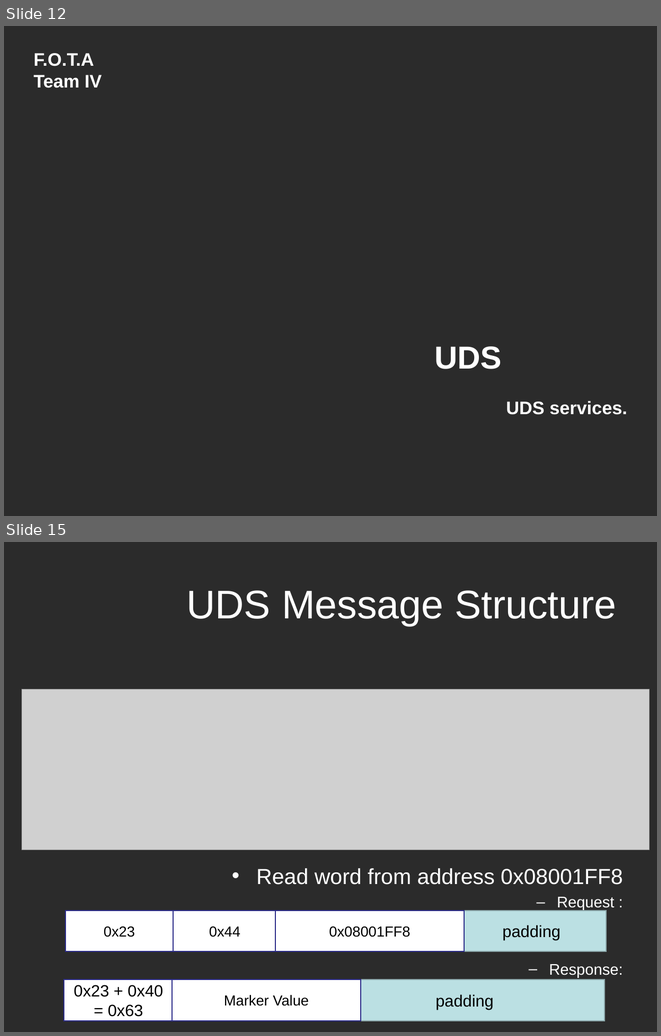
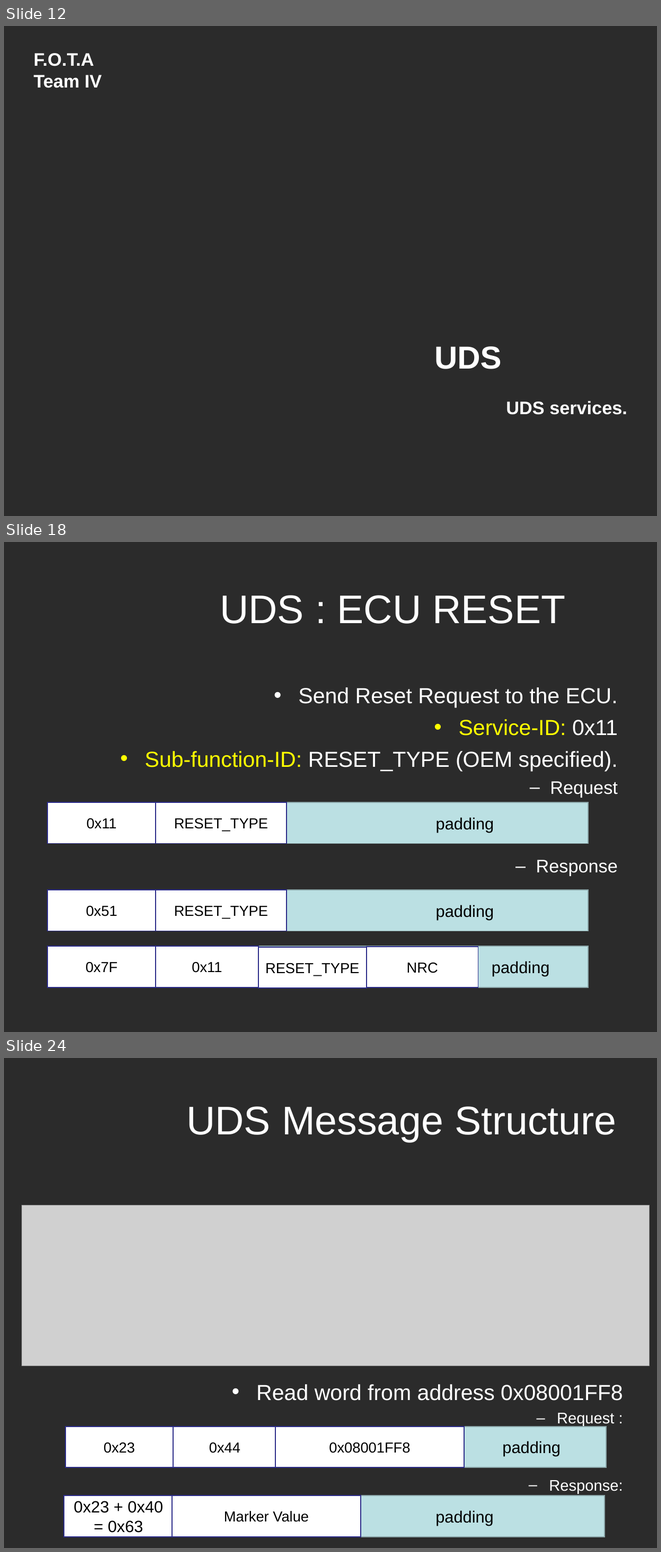
Before and after one commit to Marcelle-Samir/Firmware_Over_The_Air, a slide deck: project Documentation/Second week/Search-UDS.ppt. Shown one above the other, each under a label of ours: slides 12 and 15 before the commit, slides 12, 18 and 24 after it; the slides between them are not shown. The pictures are 661x1036 and 661x1552 pixels, drawn with LibreOffice and Linux fonts; fonts in the diff are those of the drawing; grey boxes stand for pictures; background and template pictures are left out; a plain dark background stands for a picture behind light text. Boxes give left, top, right and bottom in pixels: in the first picture for what was removed or moved away, otherwise in the second. Text is boxed around its words. In the diff, an @@ line names an element or a change of style, - is before the commit and + after.

```diff
--- a/project Documentation/Second week/Search-UDS.ppt
+++ b/project Documentation/Second week/Search-UDS.ppt
@@ slide 18 added at box(4, 542, 657, 1032), background picture (left out) @@
@@ title added at box(220, 595, 565, 624), 44 pt, text #FFFFFF @@
+UDS : ECU RESET
@@ text added at box(145, 687, 618, 876), 24 pt, text #FFFFFF @@
+• Send Reset Request to the ECU.
+• Service-ID: 0x11
+• Sub-function-ID: RESET_TYPE (OEM specified).
+  – Request
+  – Response
@@ rectangle added at box(48, 803, 589, 844), fill #BBE0E3, outline #89A4A7 0.99 pt, 18 pt, text #000000 @@
+  padding
@@ rectangle added at box(48, 803, 156, 844), fill #FFFFFF, outline #2D2D8A 0.99 pt, 16 pt, text #000000 @@
+0x11
@@ rectangle added at box(156, 803, 286, 844), fill #FFFFFF, outline #2D2D8A 0.99 pt, 16 pt, text #000000 @@
+RESET_TYPE
@@ rectangle added at box(48, 889, 589, 930), fill #BBE0E3, outline #89A4A7 0.99 pt, 18 pt, text #000000 @@
+  padding
@@ rectangle added at box(48, 889, 156, 930), fill #FFFFFF, outline #2D2D8A 0.99 pt, 16 pt, text #000000 @@
+0x51
@@ rectangle added at box(156, 889, 286, 930), fill #FFFFFF, outline #2D2D8A 0.99 pt, 16 pt, text #000000 @@
+RESET_TYPE
@@ group added at box(48, 946, 589, 988): 5 rectangles @@
+padding
+0x7F
+0x11
+NRC
+RESET_TYPE
@@ what was slide 15 is now slide 24 @@
```
Also in this commit, not shown: 4 slides changed, 8 other slides added, 1 other file.
